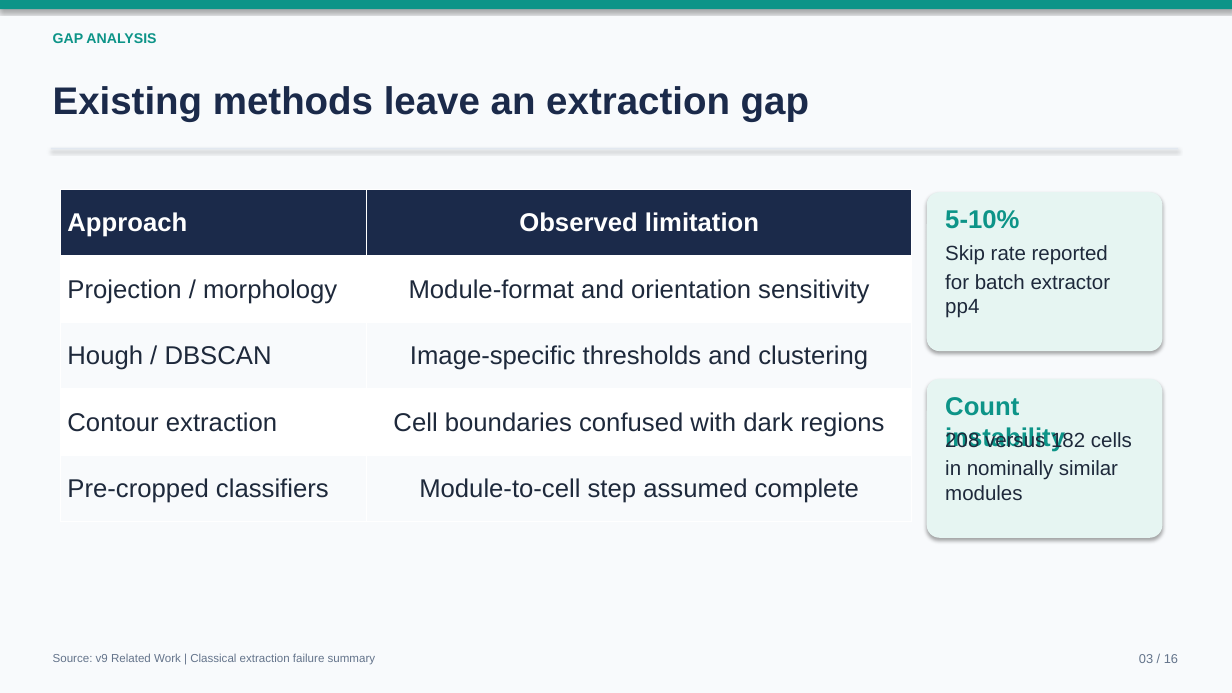
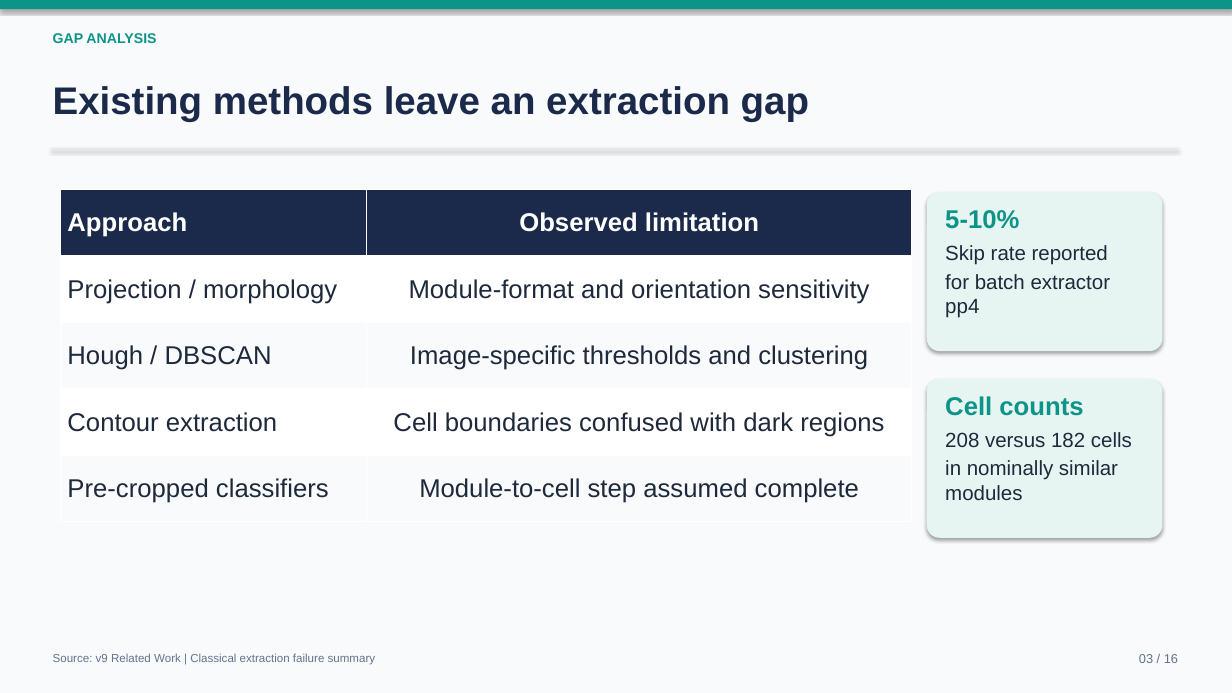
Before and after one commit to RAJWARDHAN-B/SolarVortex, a slide deck: slide 3 of presentation.pptx. Drawn at 1232x693 pixels with LibreOffice and Linux fonts; fonts in the diff are those of the drawing. Boxes give left, top, right and bottom in pixels: in the first picture for what was removed or moved away, otherwise in the second. Text is boxed around its words. In the diff, an @@ line names an element or a change of style, - is before the commit and + after.

```diff
--- a/presentation.pptx
+++ b/presentation.pptx
@@ text at [945, 396, 1083, 416]: text changed @@
-Count instability
+Cell counts
```
Also in this commit, not shown: 2 other slides changed, 1 other file.
